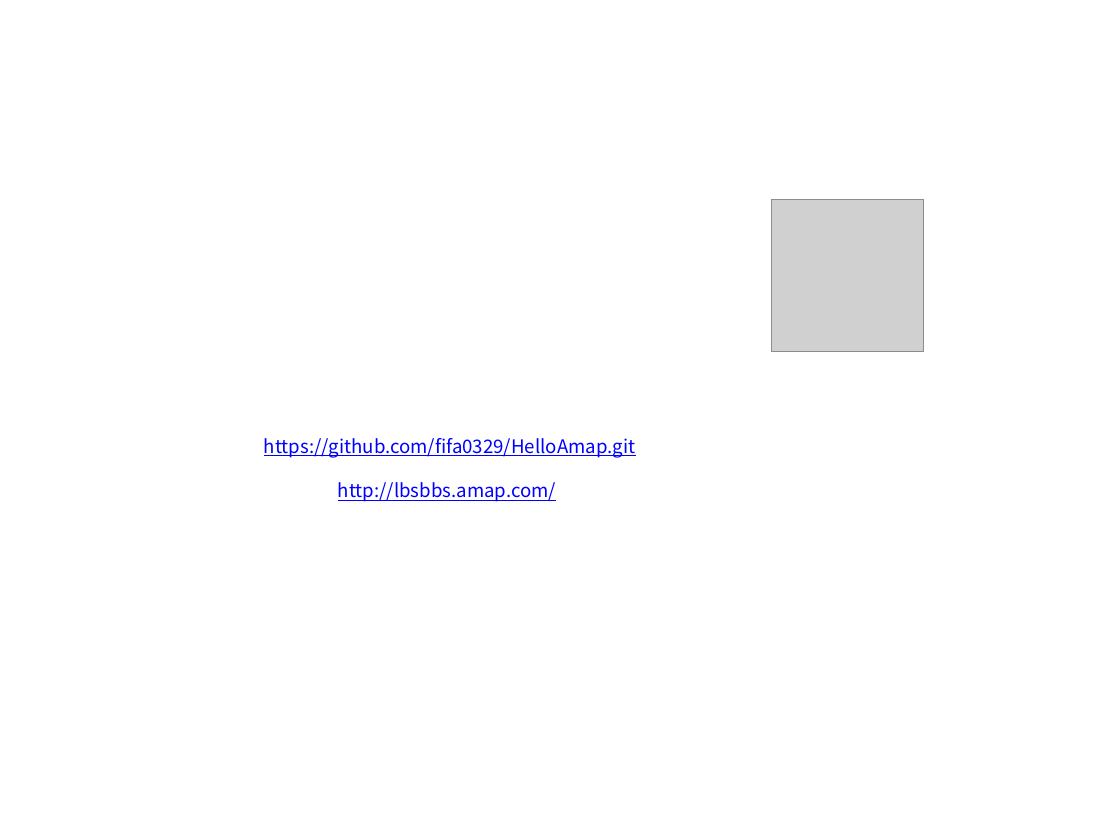
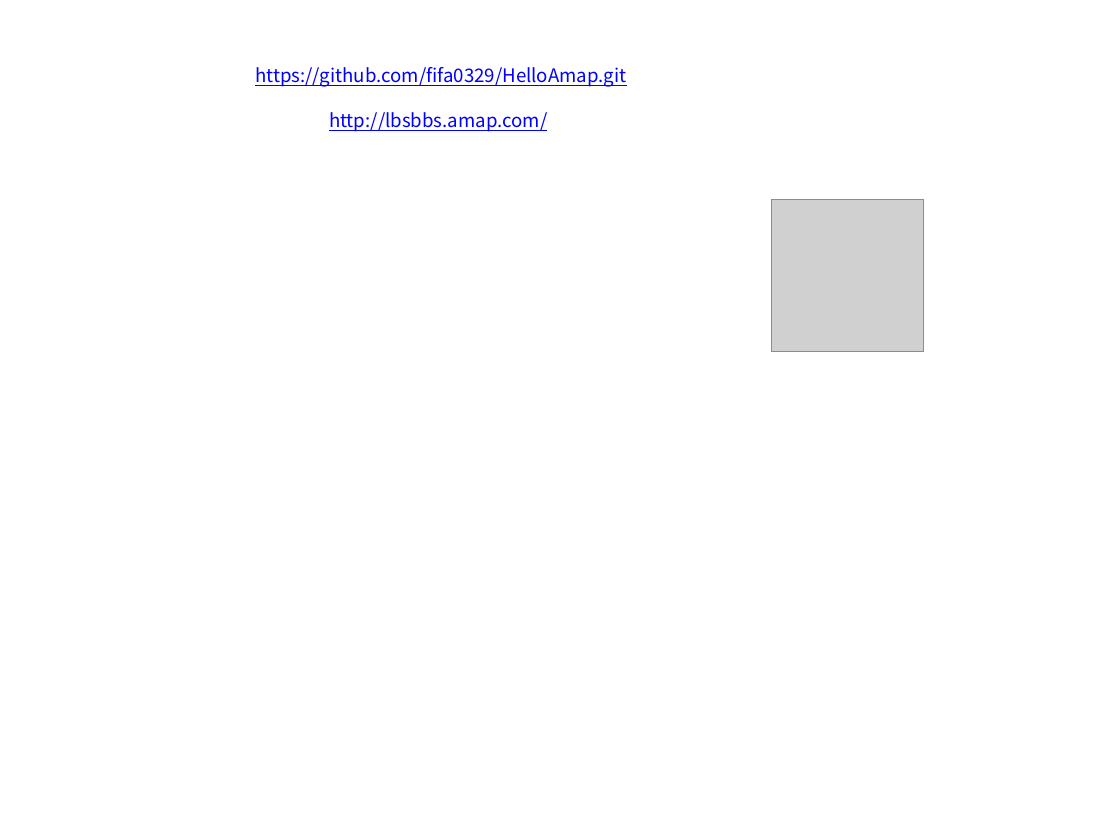
Before and after one commit to fifa0329/HelloAmap, a slide deck: slide 19 of 课程ppt/WP SDK开发指南1.pptx (slide 14 before the commit). Drawn at 1120x840 pixels with LibreOffice and Linux fonts; fonts in the diff are those of the drawing; grey boxes stand for pictures; background and template pictures are left out. Boxes give left, top, right and bottom in pixels: in the first picture for what was removed or moved away, otherwise in the second. Text is boxed around its words. In the diff, an @@ line names an element or a change of style, - is before the commit and + after.

```diff
--- a/课程ppt/WP SDK开发指南1.pptx
+++ b/课程ppt/WP SDK开发指南1.pptx
@@ free "课程github：https://github.com/fifa0329/HelloAmap.git": place and size @@
-free "课程github：https://github.com/fifa0329/HelloAmap.git" at (146, 429, 691, 668)
+free "课程github：https://github.com/fifa0329/HelloAmap.git" at (137, 58, 682, 297)
```
Also in this commit, not shown: 5 other slides changed, 5 slides added, 3 other files.
